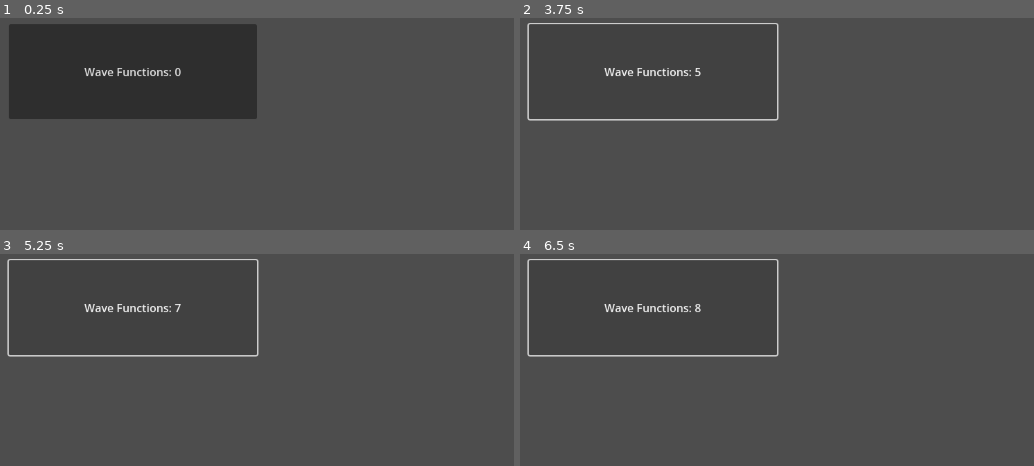
Above: before the commit, frames 1-4 (two rows, left to right).
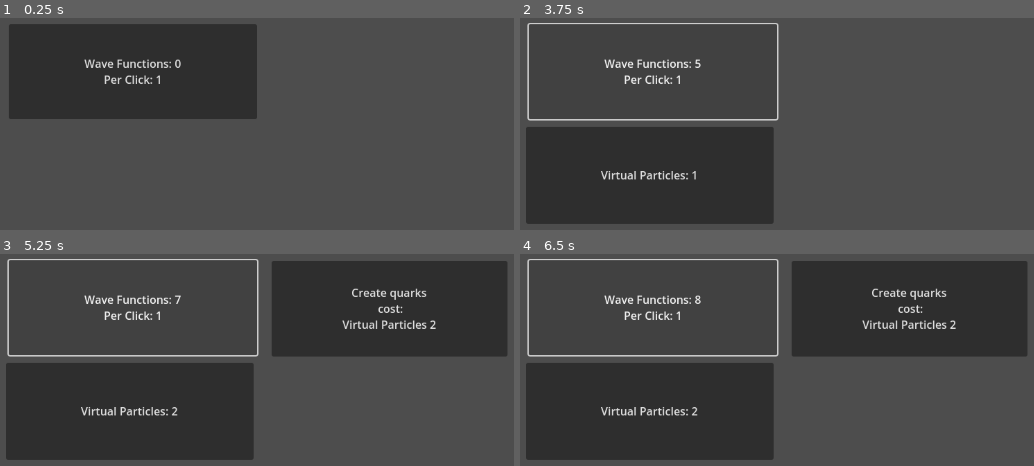
Above: after the commit, the same moments.

Repository: WilliamAHoffman/EmergentUniverse
Game: Godot game, scene res://scenes/root.tscn
Two runs of this game, one before a commit and one after it. Both use one fixed random seed, a clock stepped at 60 frames per second and the inputs below.
Inputs:
- Up to frame 1 (0.25 s): no input
- Up to frame 2 (3.75 s): click "Wave Functions: 0" (after the commit: "Wave Functions: 0 Per Click: 1") at 0.5 s; click "Wave Functions: 1" (after the commit: "Wave Functions: 1 Per Click: 1") at 1.25 s; click "Wave Functions: 2" (after the commit: "Wave Functions: 2 Per Click: 1") at 2 s; click "Wave Functions: 3" (after the commit: "Wave Functions: 3 Per Click: 1") at 2.75 s; click "Wave Functions: 4" (after the commit: "Wave Functions: 4 Per Click: 1") at 3.5 s
- Up to frame 3 (5.25 s): click "Wave Functions: 5" (after the commit: "Wave Functions: 5 Per Click: 1") at 4.25 s; click "Wave Functions: 6" (after the commit: "Wave Functions: 6 Per Click: 1") at 5 s
- Up to frame 4 (6.5 s): click "Wave Functions: 7" (after the commit: "Wave Functions: 7 Per Click: 1") at 5.75 s

The runs differ from the first frame. In frame 1, 1.0% of the frame differs, in the area x 16-36%, y 19-32%; in frame 2, 23%; in frame 3, 43%; in frame 4, 43%, in the area x 1-99%, y 3-98%.

Commit message:
reworked buttons

Diff:
--- a/scripts/button_data.gd
+++ b/scripts/button_data.gd
@@ -1,7 +1,70 @@
 class_name ButtonData
 
+#Main variables
+var main_text : String
 var is_unlocked = false
-var cost : Dictionary
-var functions : Dictionary
 var button : Button
-var unlock_criteria : Dictionary
+
+
+#Conditional variables
+var cost : Dictionary #[ResourceData, int]
+var unlock_criteria : Dictionary #[ResourceData, int]
+var display_quantity : ResourceData
+
+
+#Functional variables
+var add_resource = null #ResourceData #add_resources
+var add_random_resources : Dictionary #Dictionary[ResourceData, Array[lower_chance : int, higher_chance : int, quantity : int]] #add_random_resources
+
+
+#Necessary Functions
+func _on_click():
+	if _check_cost():
+		_subtract_cost()
+		if add_resource != null:
+			_add_resources_click()
+
+		if add_random_resources != null:
+			_add_random_resources()
+
+
+func update_text():
+	button.text = main_text
+	if add_resource != null:
+		button.text += add_resource.name + ": " + str(add_resource.quantity)
+		if(add_resource.quantity_per_second != 0):
+			button.text += "\n" + "Per Second: " + str(add_resource.quantity_per_second)
+		if(add_resource.quantity_per_click != 0):
+			button.text += "\n" + "Per Click: " + str(add_resource.quantity_per_click)
+
+	if cost.size() > 0:
+		button.text += "\n cost: "
+		for resource in cost:
+			button.text += "\n" + resource.name + " " + str(cost[resource])
+
+
+#Optional Functions
+func _check_cost():
+	var cost_complete = 0
+	for resource in cost:
+		if resource.quantity >= cost[resource]:
+			cost_complete += 1
+	if cost_complete == cost.size():
+		return true
+	return false
+
+
+func _subtract_cost():
+	for resource in cost:
+		resource.quantity -= cost[resource]
+
+
+func _add_resources_click():
+	add_resource.quantity += add_resource.quantity_per_click
+
+
+func _add_random_resources():
+	var rand_int = randi_range(0, 100)
+	for resource in add_random_resources:
+		if rand_int in range(add_random_resources[resource][0], add_random_resources[resource][1]):
+			resource.quantity += add_random_resources[resource][2]
--- a/scripts/button_manager.gd
+++ b/scripts/button_manager.gd
@@ -14,39 +14,30 @@
 	_add_button_data()
 
 
-func _process(delta):
-	_update_buttons()
+func _physics_process(delta):
 	for button in button_manager.get_children():
 		_unlock_buttons(button)
+		buttons[button.name].update_text()
 
 func _on_button_pressed(button):
 	print(button)
-
-	var cost_done = 0
-	for resource in buttons[button.name].cost:
-		if resource.quantity >= buttons[button.name].cost[resource]:
-			cost_done += 1
-	if cost_done >= buttons[button.name].cost.size():
-		for resource in buttons[button.name].cost:
-			resource.quantity -= buttons[button.name].cost[resource]
-		for function in buttons[button.name].functions:
-			print(function)
-			print(buttons[button.name].functions[function])
-			callv(function, buttons[button.name].functions[function])
+	buttons[button.name]._on_click()
 
 
 func _init_button_data():
 	buttons["ResourceWaveFunction"] = ButtonData.new()
-	buttons["ResourceWaveFunction"].functions['_add_click'] = [resources["WaveFunction"]]
-	buttons["ResourceWaveFunction"].functions['_random_create'] = [resources["VirtualParticle"], 0, 50, 1]
+	buttons["ResourceWaveFunction"].add_resource = resources["WaveFunction"]
+	buttons["ResourceWaveFunction"].add_random_resources[resources["VirtualParticle"]] = [0, 50, 1]
 
 	buttons["ResourceVirtualParticle"] = ButtonData.new()
-	buttons["ResourceVirtualParticle"].functions['_add_click'] = [resources["VirtualParticle"]]
+	buttons["ResourceVirtualParticle"].add_resource = resources["VirtualParticle"]
 	buttons["ResourceVirtualParticle"].unlock_criteria[resources["VirtualParticle"]] = 1
 
 	buttons["ActionQuark"] = ButtonData.new()
-	buttons["ActionQuark"].functions['_random_create_multi'] = [[[resources["UpQuark"], 0, 50, 1], [resources["DownQuark"], 0, 50, 1]]]
 	buttons["ActionQuark"].unlock_criteria[resources["VirtualParticle"]] = 2
+	buttons["ActionQuark"].add_random_resources[resources["UpQuark"]] = [0, 50, 1]
+	buttons["ActionQuark"].add_random_resources[resources["DownQuark"]] = [50, 100, 1]
+	buttons["ActionQuark"].main_text = "Create quarks"
 	buttons["ActionQuark"].cost[resources["VirtualParticle"]] = 2
 
 	buttons["ResourceUpQuark"] = ButtonData.new()
@@ -74,27 +65,3 @@
 			buttons[button.name].is_unlocked = true
 	else:
 		button.visible = true
-
-
-func _update_buttons():
-	buttons["ResourceWaveFunction"].button.text = "Wave Functions: " + str(resources["WaveFunction"].quantity)
-	buttons["ResourceVirtualParticle"].button.text = "Virtual Particles: " + str(resources["VirtualParticle"].quantity)
-	buttons["ActionQuark"].button.text = "buy quarks: \n 2 Virtual Particles"
-	buttons["ResourceUpQuark"].button.text = "Up Quarks: " + str(resources["UpQuark"].quantity)
-	buttons["ResourceDownQuark"].button.text = "Down Quarks: " + str(resources["DownQuark"].quantity)
-
-
-func _add_click(resource : ResourceData):
-	if resource.is_unlocked:
-		resource.quantity += resource.quantity_per_click
-
-
-func _random_create_multi(resources : Array):
-	for resource in resources:
-		_random_create(resource[0], resource[1], resource[2], resource[3])
-
-
-func _random_create(resource : ResourceData, upperbound : int, lowerbound : int, amount : int):
-	var item_pull = randi_range(0, 100)
-	if item_pull < randi_range(lowerbound, upperbound):
-		resource.quantity += amount
--- a/scripts/resource_manager.gd
+++ b/scripts/resource_manager.gd
@@ -10,14 +10,14 @@
 
 func _init_resource_data():
 	resources["VirtualParticle"] = ResourceData.new()
-	resources["VirtualParticle"].name = "Virtual Particle"
+	resources["VirtualParticle"].name = "Virtual Particles"
 
 	resources["WaveFunction"] = ResourceData.new()
-	resources["WaveFunction"].name = "Wave Function"
+	resources["WaveFunction"].name = "Wave Functions"
 	resources["WaveFunction"].quantity_per_click = 1
 
 	resources["UpQuark"] = ResourceData.new()
-	resources["UpQuark"].name = "Up Quark"
+	resources["UpQuark"].name = "Up Quarks"
 
 	resources["DownQuark"] = ResourceData.new()
-	resources["DownQuark"].name = "Down Quark"
+	resources["DownQuark"].name = "Down Quarks"
